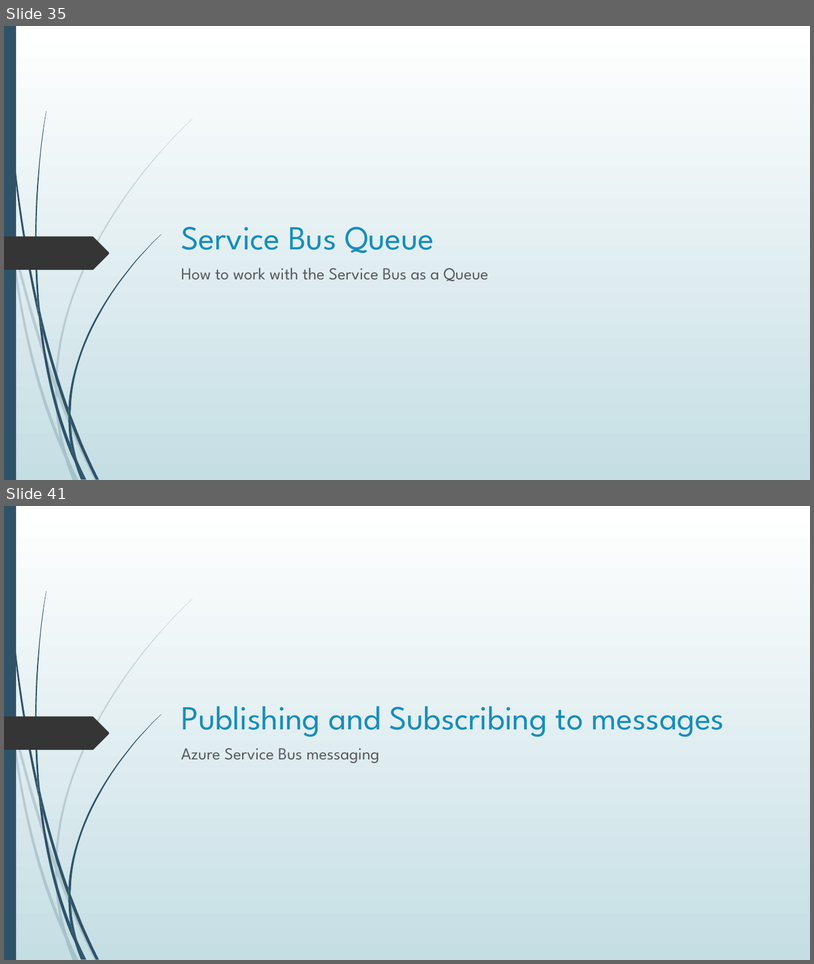
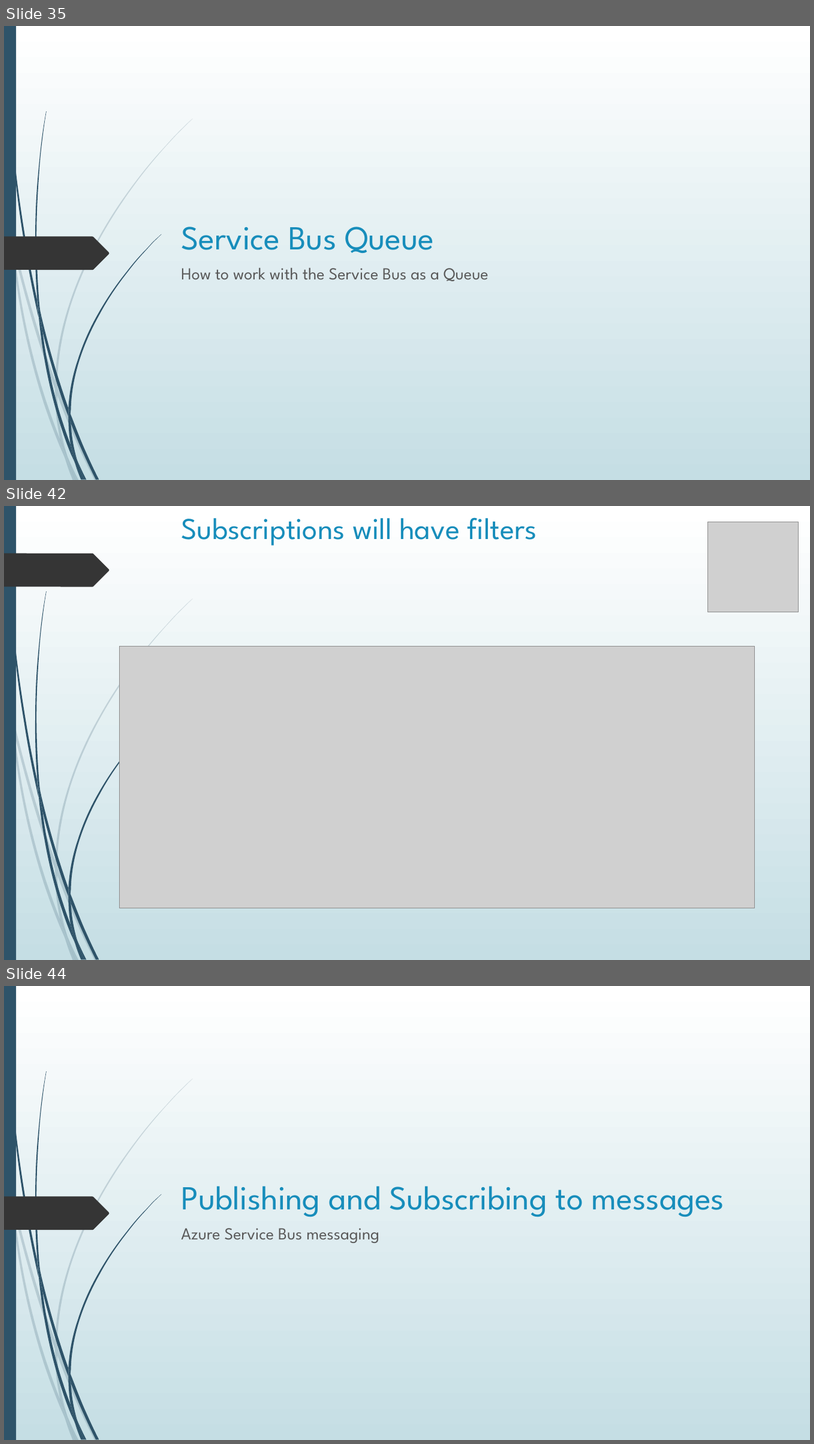
Before and after one commit to blgorman/ServerlessMessagingDemystified, a slide deck: ServerlessMessagingDemystified.pptx. Shown one above the other, each under a label of ours: slides 35 and 41 before the commit, slides 35, 42 and 44 after it; the slides between them are not shown. The pictures are 814x964 and 814x1444 pixels, drawn with LibreOffice and Linux fonts; fonts in the diff are those of the drawing; grey boxes stand for pictures. Boxes give left, top, right and bottom in pixels: in the first picture for what was removed or moved away, otherwise in the second. Text is boxed around its words. In the diff, an @@ line names an element or a change of style, - is before the commit and + after.

Commit message:
updated code to utilize user secrets and slides to have more info

```diff
--- a/ServerlessMessagingDemystified.pptx
+++ b/ServerlessMessagingDemystified.pptx
@@ slide 42 added at [4,506,810,960], background gradient #FFFFFF to #C5DEE5; not listed: 23 template elements that a slide beside it also shows @@
@@ title added at [181,517,537,546], 36 pt, text #178DBB @@
+Subscriptions will have filters
@@ picture added at [709,522,799,612] @@
@@ freeform shape added at [4,553,109,586], fill #353535 @@
@@ picture added at [120,646,755,907] @@
@@ what was slide 41 is now slide 44 @@
```
Also in this commit, not shown: 11 slides changed, 2 other slides added, 12 other files.
